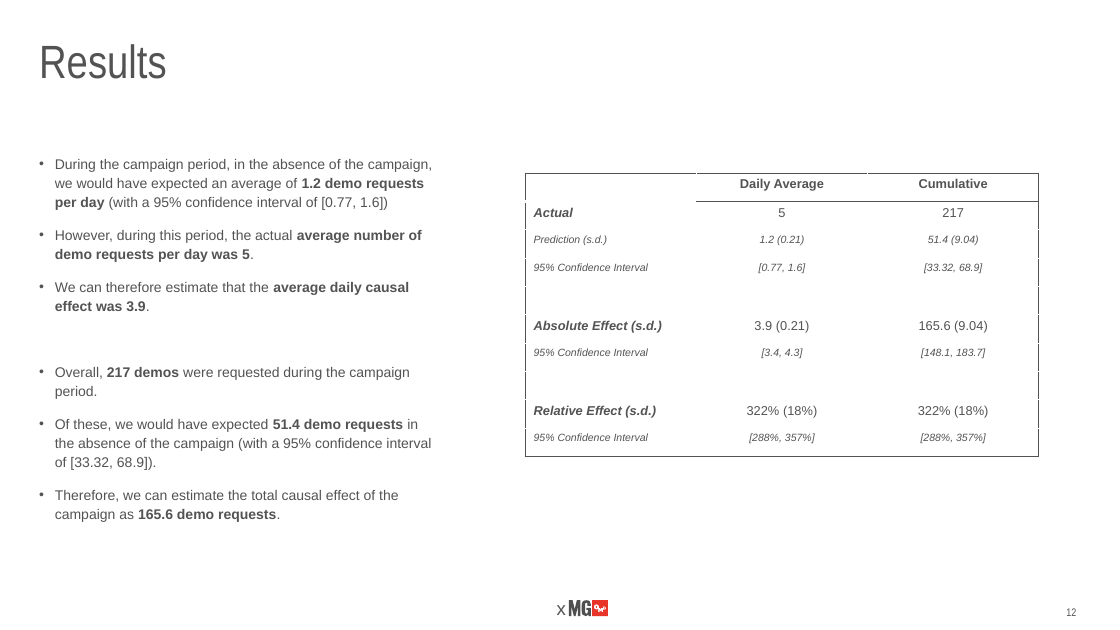
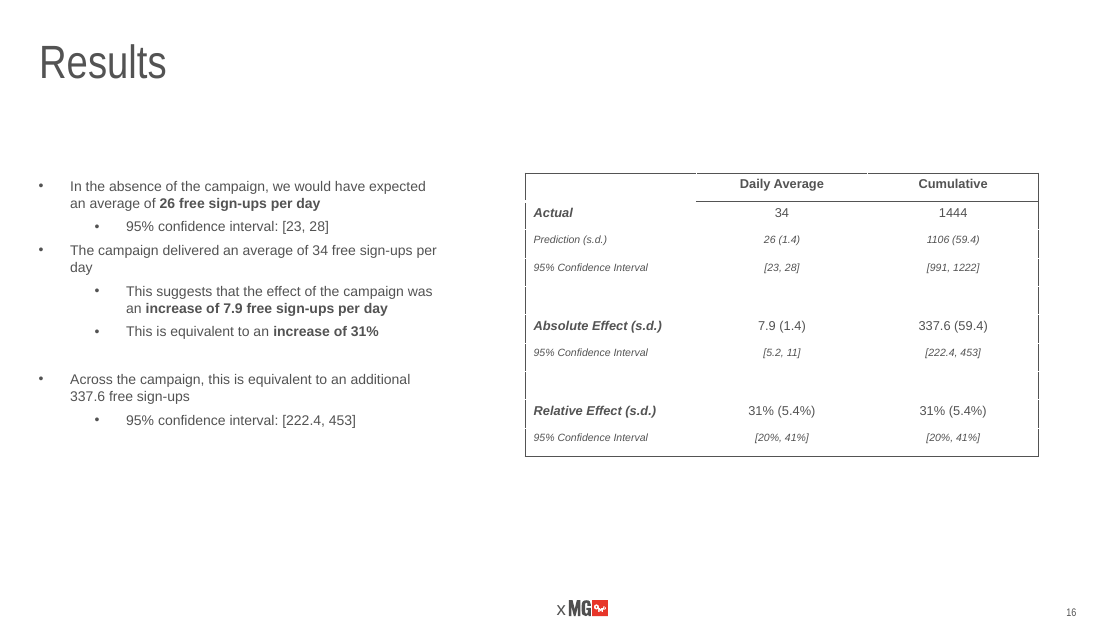
Before and after one commit to alphabetac/Causal-Impact-Analysis, a slide deck: slide 16 of 06.Results/Trustpilot Q4 2022 Campaign Causal Impact Analysis.pptx (slide 12 before the commit). Drawn at 1120x630 pixels with LibreOffice and Linux fonts; fonts in the diff are those of the drawing; background and template pictures are left out. Boxes give left, top, right and bottom in pixels: in the first picture for what was removed or moved away, otherwise in the second. Text is boxed around its words. In the diff, an @@ line names an element or a change of style, - is before the commit and + after.

Commit message:
Modify ppt

```diff
--- a/06.Results/Trustpilot Q4 2022 Campaign Causal Impact Analysis.pptx
+++ b/06.Results/Trustpilot Q4 2022 Campaign Causal Impact Analysis.pptx
@@ text removed at (x1=55, y1=159, x2=432, y2=522) @@
-• During the campaign period, in the absence of the campaign, we would have expected an average of 1.2 demo requests per day (with a 95% confidence interval of [0.77, 1.6])
-• However, during this period, the actual average number of demo requests per day was 5.
-• We can therefore estimate that the average daily causal effect was 3.9.
-• Overall, 217 demos were requested during the campaign period.
-• Of these, we would have expected 51.4 demo requests in the absence of the campaign (with a 95% confidence interval of [33.32, 68.9]).
-• Therefore, we can estimate the total causal effect of the campaign as 165.6 demo requests.
@@ table at (x1=525, y1=173, x2=1039, y2=456) @@
-row 2, column 2: 5
+row 2, column 2: 34
-row 2, column 3: 217
+row 2, column 3: 1444
-row 3, column 2: 1.2 (0.21)
+row 3, column 2: 26 (1.4)
-row 3, column 3: 51.4 (9.04)
+row 3, column 3: 1106 (59.4)
-row 4, column 2: [0.77, 1.6]
+row 4, column 2: [23, 28]
-row 4, column 3: [33.32, 68.9]
+row 4, column 3: [991, 1222]
-row 6, column 2: 3.9 (0.21)
+row 6, column 2: 7.9 (1.4)
-row 6, column 3: 165.6 (9.04)
+row 6, column 3: 337.6 (59.4)
-row 7, column 2: [3.4, 4.3]
+row 7, column 2: [5.2, 11]
-row 7, column 3: [148.1, 183.7]
+row 7, column 3: [222.4, 453]
-row 9, column 2: 322% (18%)
+row 9, column 2: 31% (5.4%)
-row 9, column 3: 322% (18%)
+row 9, column 3: 31% (5.4%)
-row 10, column 2: [288%, 357%]
+row 10, column 2: [20%, 41%]
-row 10, column 3: [288%, 357%]
+row 10, column 3: [20%, 41%]
@@ text added at (x1=70, y1=181, x2=437, y2=428), 12 pt, text #535353 @@
+• In the absence of the campaign, we would have expected an average of 26 free sign-ups per day
+  • 95% confidence interval: [23, 28]
+• The campaign delivered an average of 34 free sign-ups per day
+  • This suggests that the effect of the campaign was an increase of 7.9 free sign-ups per day
+  • This is equivalent to an increase of 31%
+• Across the campaign, this is equivalent to an additional 337.6 free sign-ups
+  • 95% confidence interval: [222.4, 453]
@@ page number at (x1=1066, y1=608, x2=1076, y2=616): text changed @@
-12
+16
```
Also in this commit, not shown: 2 other slides changed, 5 slides added, 1 slide removed.
